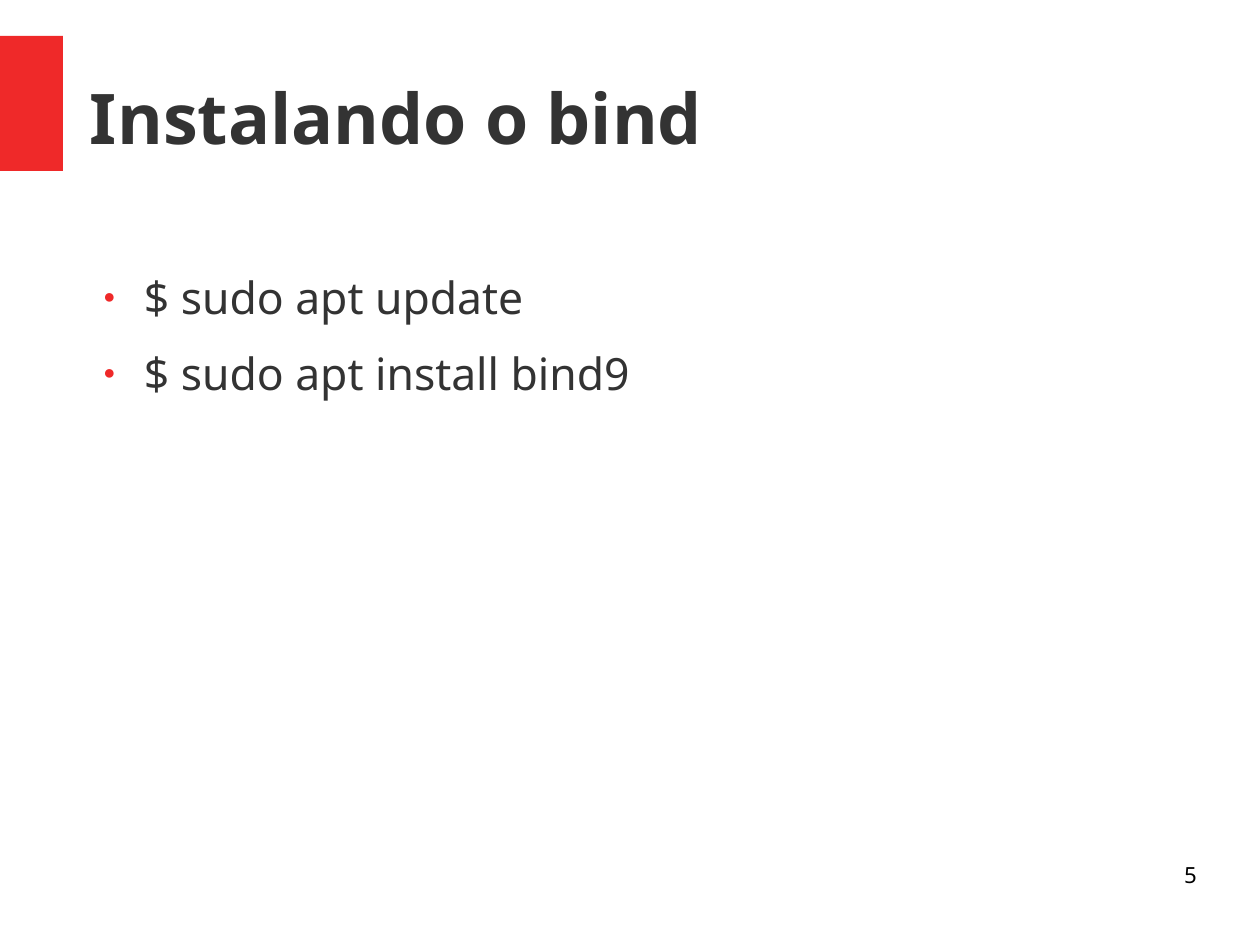
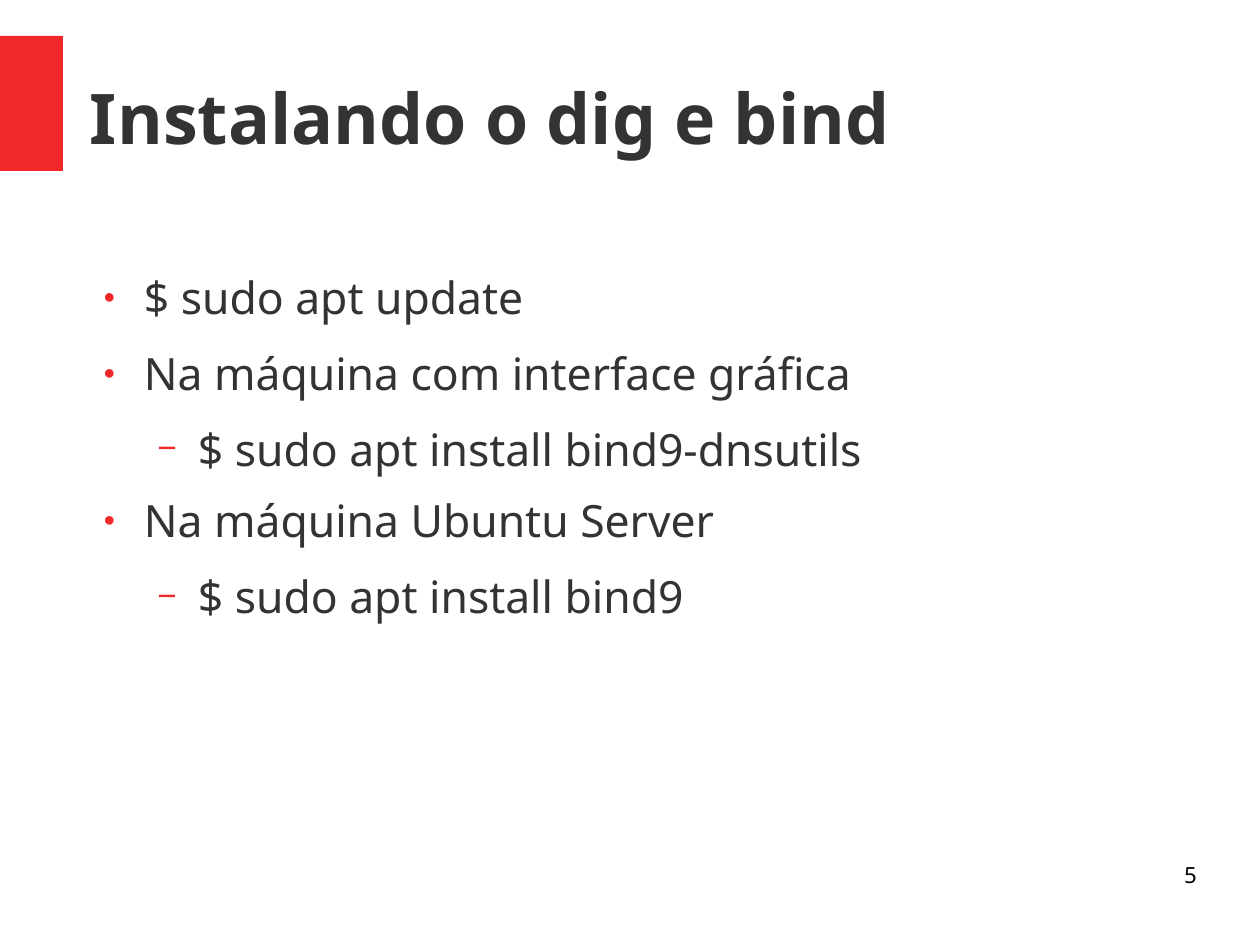
Before and after one commit to viniciusalveshax/aulas, a slide deck: slide 5 of adm-seg-redes/09-dns2-bind/09-bind.odp. Drawn at 1260x945 pixels with LibreOffice and Linux fonts; fonts in the diff are those of the drawing. Boxes give left, top, right and bottom in pixels: in the first picture for what was removed or moved away, otherwise in the second. Text is boxed around its words. In the diff, an @@ line names an element or a change of style, - is before the commit and + after.

```diff
--- a/adm-seg-redes/09-dns2-bind/09-bind.odp
+++ b/adm-seg-redes/09-dns2-bind/09-bind.odp
@@ title at (90, 91, 890, 161): text changed @@
-Instalando o bind
+Instalando o dig e bind
@@ text at (144, 356, 862, 548): paragraphs added @@
+● Na máquina com interface gráfica
+  − $ sudo apt install bind9-dnsutils
+● Na máquina Ubuntu Server
@@ text at (235, 579, 684, 624): bullet ● to −; list level 1 to 2 in "$ sudo apt install bind9" @@
```
Also in this commit, not shown: 14 other files.
